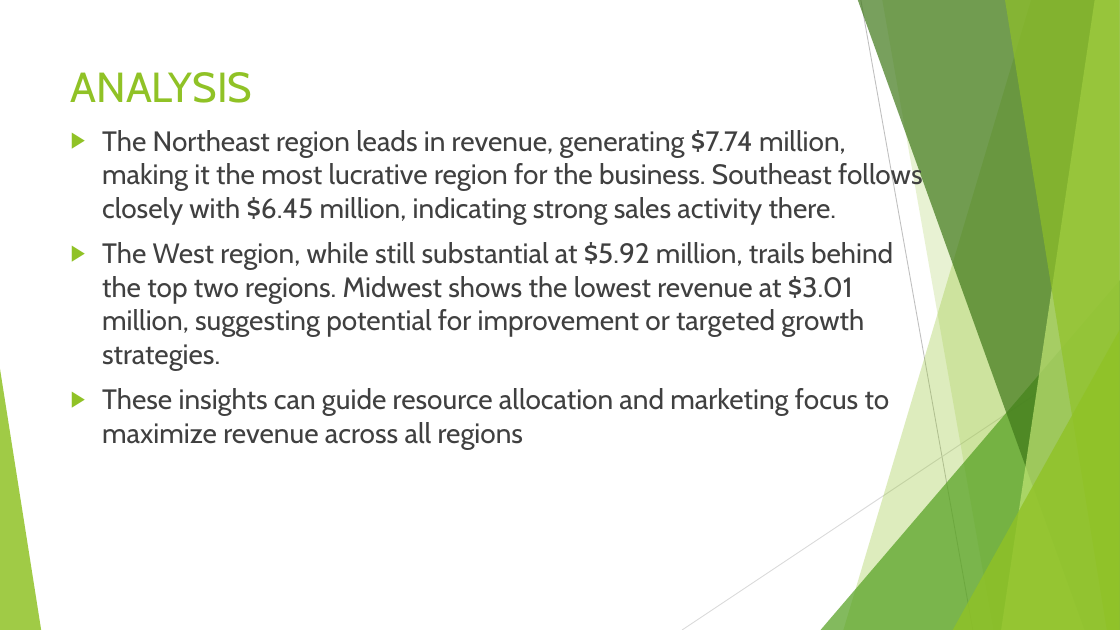
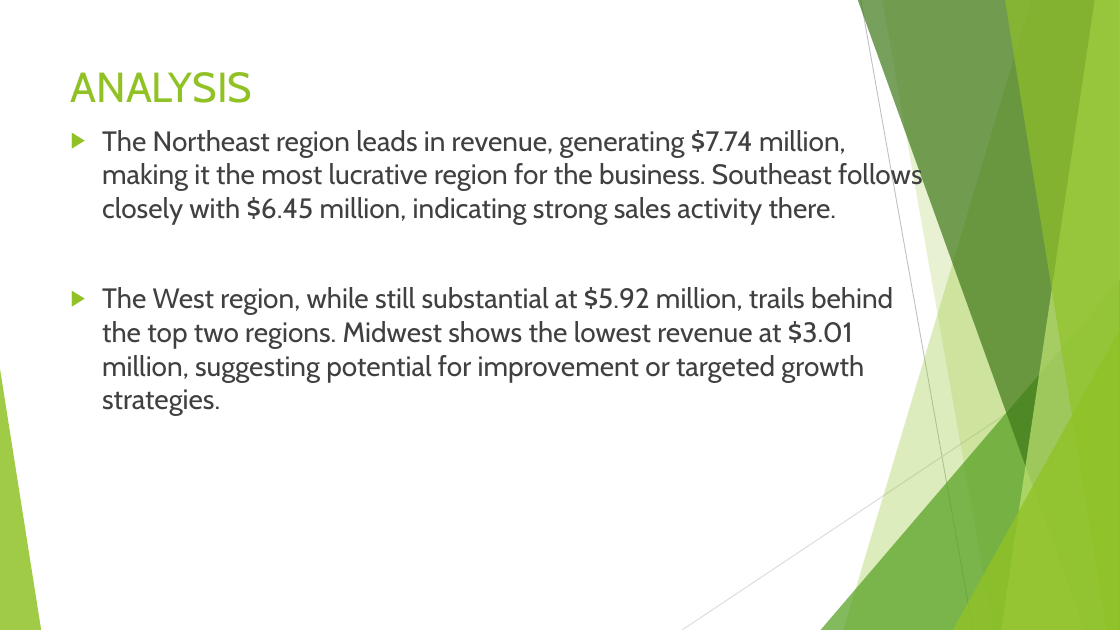
Before and after one commit to embrown007/group_15, a slide deck: slide 8 of SAGE_GROUP_15.pptx. Drawn at 1120x630 pixels with LibreOffice and Linux fonts; fonts in the diff are those of the drawing. Boxes give left, top, right and bottom in pixels: in the first picture for what was removed or moved away, otherwise in the second. Text is boxed around its words. In the diff, an @@ line names an element or a change of style, - is before the commit and + after.

```diff
--- a/SAGE_GROUP_15.pptx
+++ b/SAGE_GROUP_15.pptx
@@ text at (102,388,890,449): paragraph removed @@
-▶ These insights can guide resource allocation and marketing focus to maximize revenue across all regions
```
Also in this commit, not shown: 2 other slides changed, 1 slide added.
